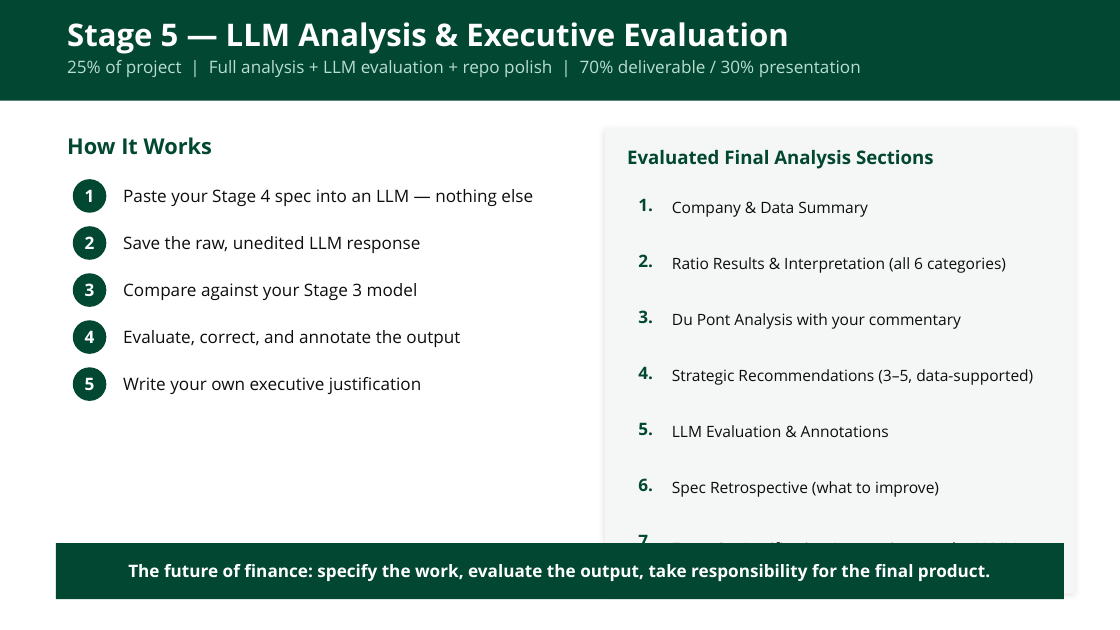
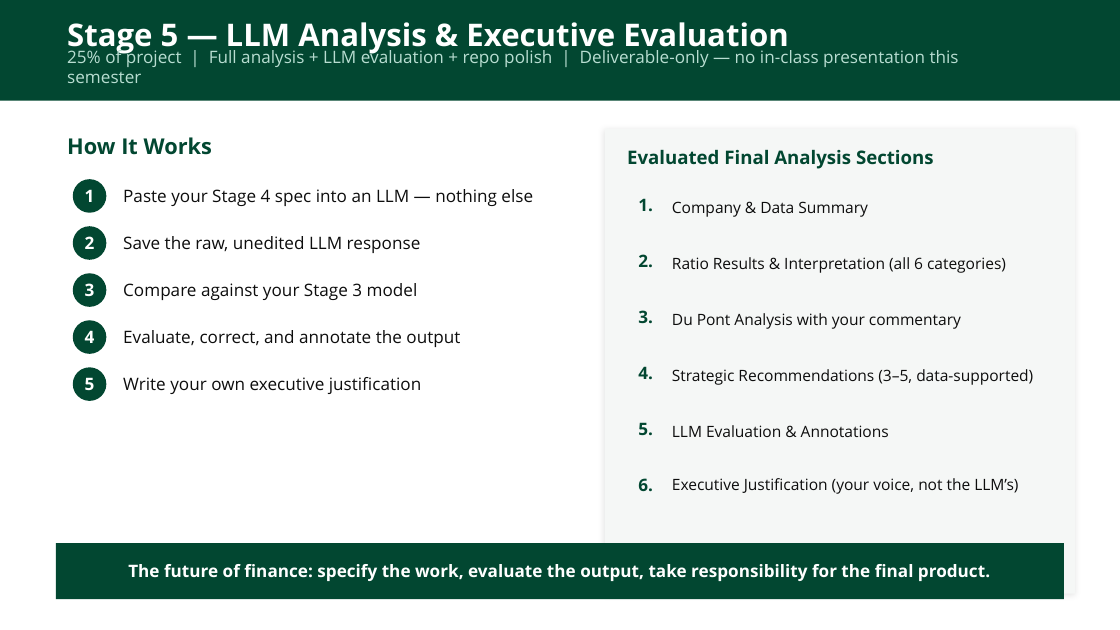
Before and after one commit to adamwstauffer/shidler, a slide deck: slide 29 of courses/BUS-629-VEMBA-International-Corporate-Finance/BUS629_AI_Ratios_Project.pptx (slide 18 before the commit). Drawn at 1120x630 pixels with LibreOffice and Linux fonts; fonts in the diff are those of the drawing. Boxes give left, top, right and bottom in pixels: in the first picture for what was removed or moved away, otherwise in the second. Text is boxed around its words. In the diff, an @@ line names an element or a change of style, - is before the commit and + after.

```diff
--- a/courses/BUS-629-VEMBA-International-Corporate-Finance/BUS629_AI_Ratios_Project.pptx
+++ b/courses/BUS-629-VEMBA-International-Corporate-Finance/BUS629_AI_Ratios_Project.pptx
@@ text at <box>67,47,959,83</box>: text changed @@
-25% of project | Full analysis + LLM evaluation + repo polish | 70% deliverable / 30% presentation
+25% of project | Full analysis + LLM evaluation + repo polish | Deliverable-only — no in-class presentation this semester
@@ text "Executive Justification (your voice, not ..." rewrapped from <box>672,540,1018,543</box> to <box>672,478,1018,494</box> @@
@@ text removed at <box>672,481,939,497</box> @@
-Spec Retrospective (what to improve)
@@ text removed at <box>638,531,653,543</box> @@
-7.
```
Also in this commit, not shown: 5 other slides changed, 30 slides added, 1 slide removed.
